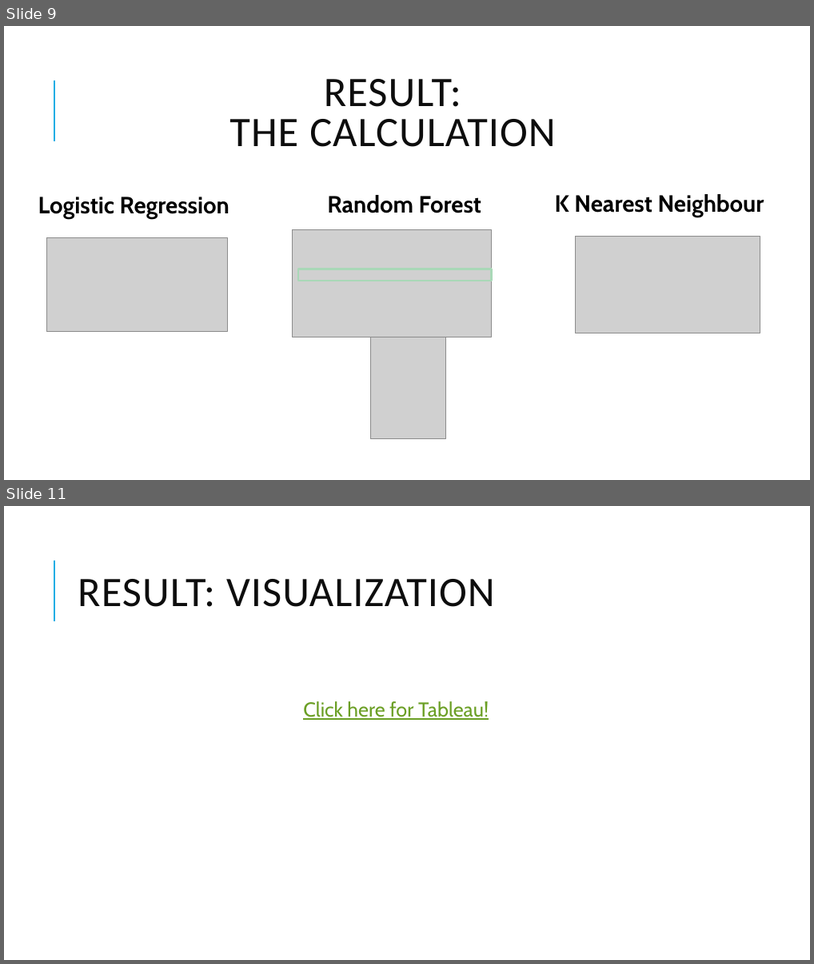
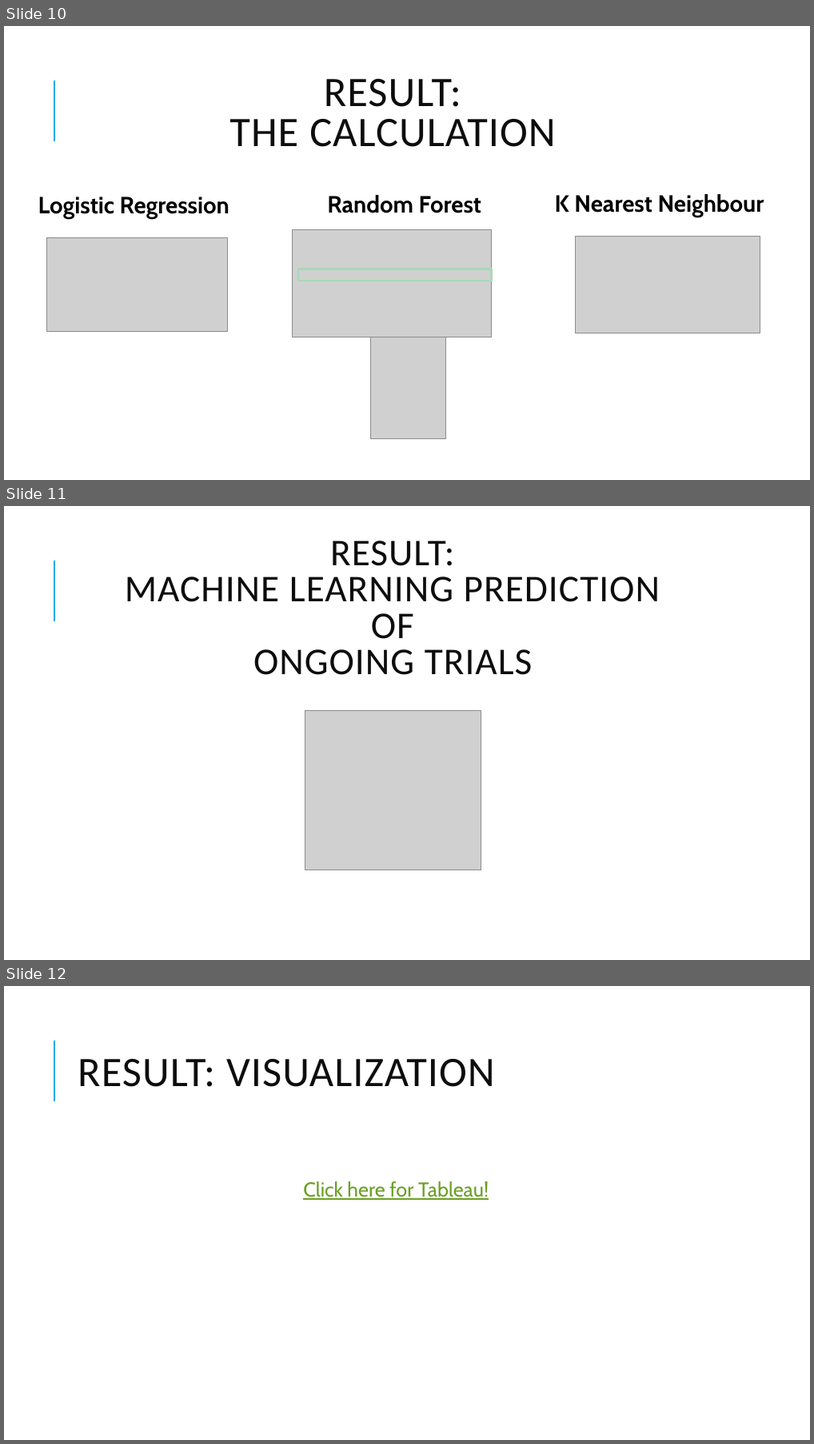
Before and after one commit to sigkarmoil/Clinical_Trial_Machine_Learning, a slide deck: Resources/Clinical Trial.pptx. Shown one above the other, each under a label of ours: slides 9 and 11 before the commit, slides 10, 11 and 12 after it; the slides between them are not shown. The pictures are 814x964 and 814x1444 pixels, drawn with LibreOffice and Linux fonts; fonts in the diff are those of the drawing; grey boxes stand for pictures. Boxes give left, top, right and bottom in pixels: in the first picture for what was removed or moved away, otherwise in the second. Text is boxed around its words. In the diff, an @@ line names an element or a change of style, - is before the commit and + after.

```diff
--- a/Resources/Clinical Trial.pptx
+++ b/Resources/Clinical Trial.pptx
@@ slide 11 added at [4, 506, 810, 960], background #FFFFFF; not listed: 1 template element that a slide beside it also shows @@
@@ title added at [125, 540, 660, 675], 45 pt, text #0D0D0D @@
+RESULT:
+MACHINE LEARNING PREDICTION
+OF
+ONGOING TRIALS
@@ picture added at [306, 711, 482, 870] @@
@@ what was slide 9 is now slide 10 @@
@@ what was slide 11 is now slide 12 @@
```
Also in this commit, not shown: 5 slides changed, 3 other slides added, 3 slides removed.
